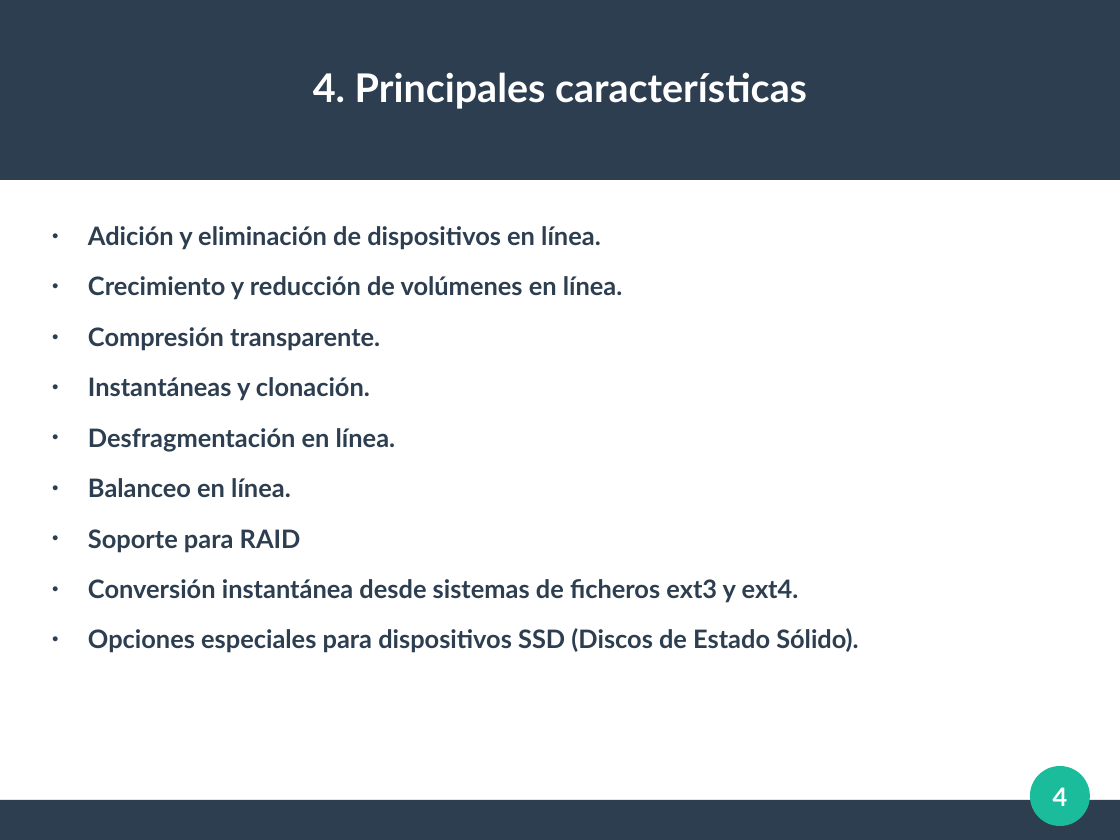
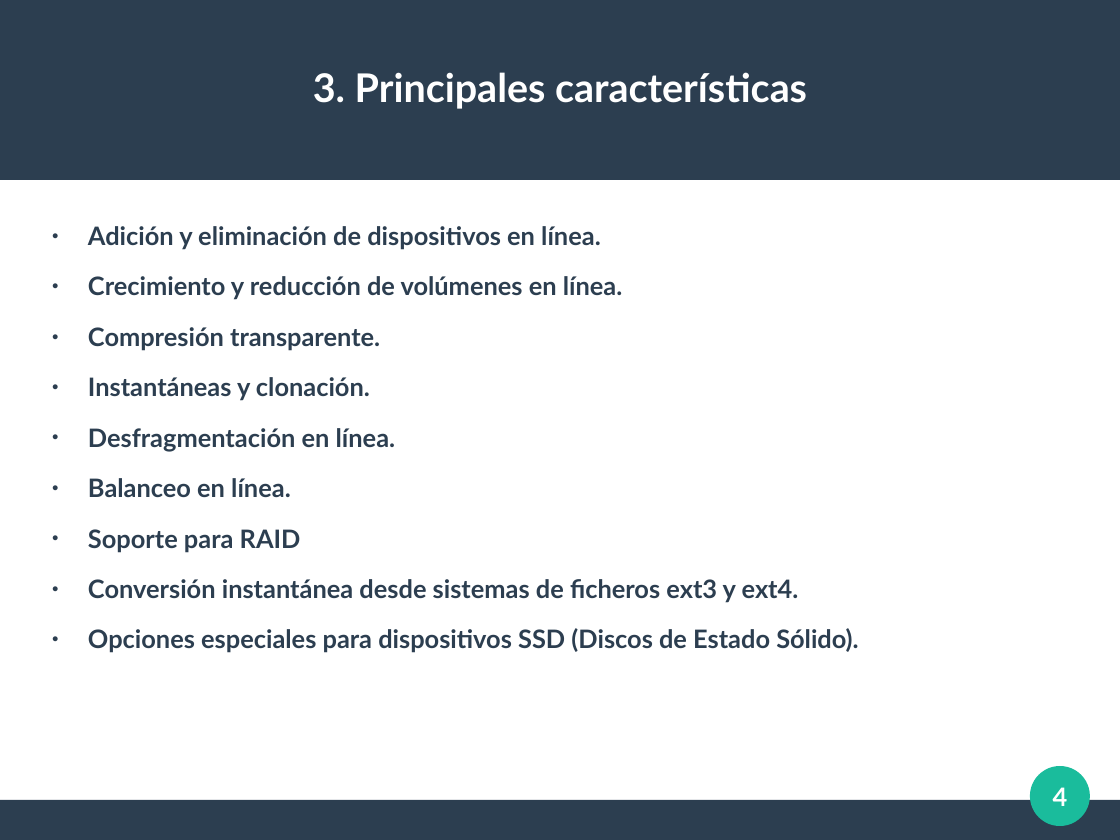
Before and after one commit to AlmuHS/Practicas_AdminServidores, a slide deck: slide 4 of Trabajo_Btrfs/Presentacion_Btrfs.odp. Drawn at 1120x840 pixels with LibreOffice and Linux fonts; fonts in the diff are those of the drawing. Boxes give left, top, right and bottom in pixels: in the first picture for what was removed or moved away, otherwise in the second. Text is boxed around its words. In the diff, an @@ line names an element or a change of style, - is before the commit and + after.

```diff
--- a/Trabajo_Btrfs/Presentacion_Btrfs.odp
+++ b/Trabajo_Btrfs/Presentacion_Btrfs.odp
@@ title at <box>313,72,807,109</box>: text changed @@
-4. Principales características
+3. Principales características
```
Also in this commit, not shown: 14 other slides changed.
